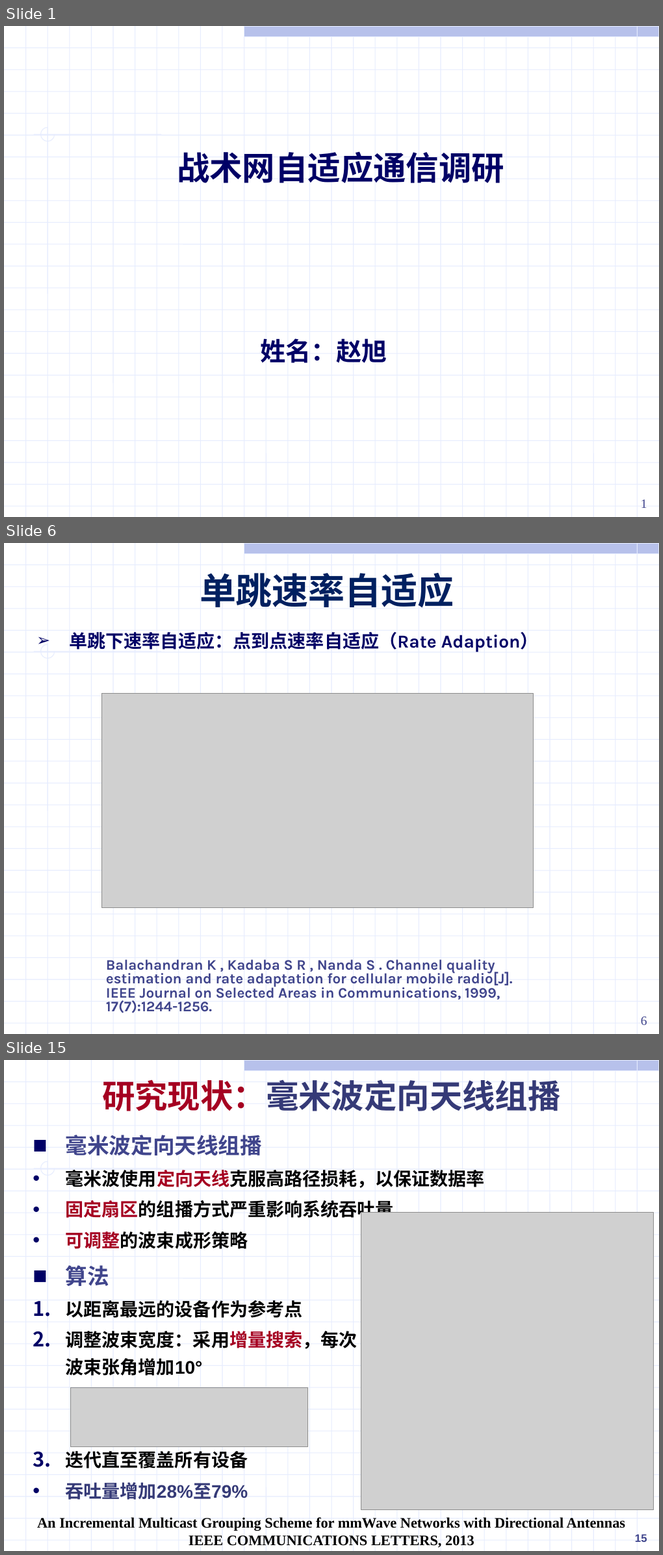
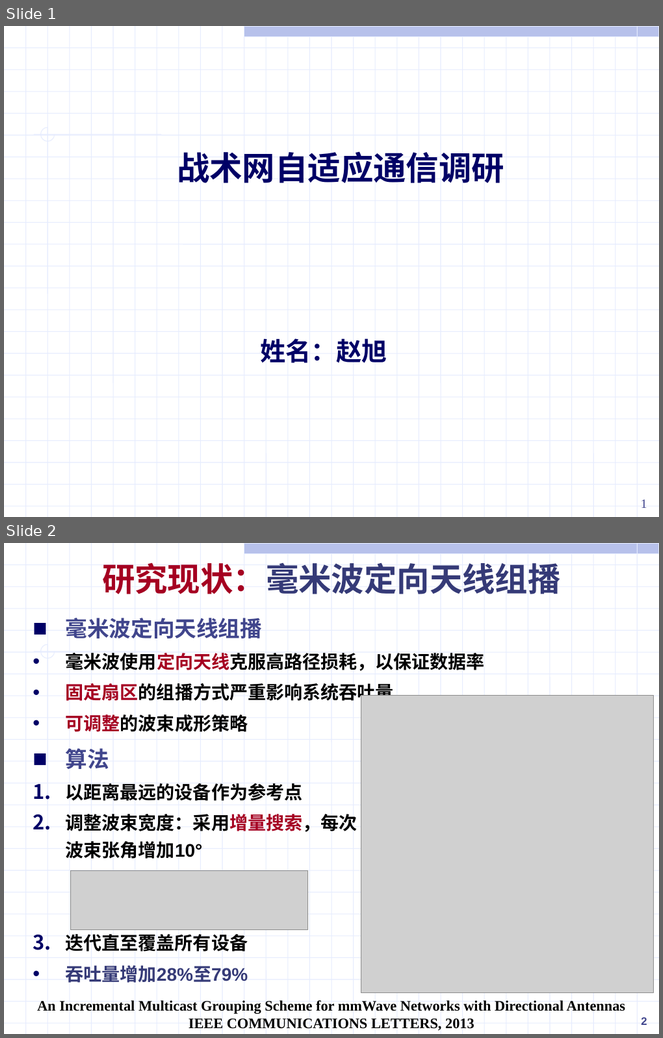
Before and after one commit to ssheroes/hello-world, a slide deck: 战术网频谱共享调研 (2).pptx. Shown one above the other, each under a label of ours: slides 1, 6 and 15 before the commit, slides 1 and 2 after it; the slides between them are not shown. The pictures are 663x1555 and 663x1038 pixels, drawn with LibreOffice and Linux fonts; fonts in the diff are those of the drawing; grey boxes stand for pictures. Boxes give left, top, right and bottom in pixels: in the first picture for what was removed or moved away, otherwise in the second. Text is boxed around its words. In the diff, an @@ line names an element or a change of style, - is before the commit and + after.

```diff
--- a/战术网频谱共享调研 (2).pptx
+++ b/战术网频谱共享调研 (2).pptx
@@ slide 6 removed at (4, 543, 659, 1034), background #FFFFFF; not listed: 56 template elements that a slide beside it also shows @@
@@ text removed at (200, 573, 454, 608) @@
-单跳速率自适应
@@ text removed at (69, 632, 539, 652) @@
-➢ 单跳下速率自适应：点到点速率自适应（Rate Adaption）
@@ picture removed at (102, 693, 534, 907) @@
@@ text removed at (106, 960, 513, 1014) @@
-Balachandran K , Kadaba S R , Nanda S . Channel quality estimation and rate adaptation for cellular mobile radio[J]. IEEE Journal on Selected Areas in Communications, 1999, 17(7):1244-1256.
@@ page number removed at (641, 1017, 648, 1025) @@
-6
@@ what was slide 15 is now slide 2 @@
@@ page number at (641, 1017, 647, 1025): text changed @@
-15
+2
```
Also in this commit, not shown: 1 slide changed, 1 slide added, 12 other slides removed.
